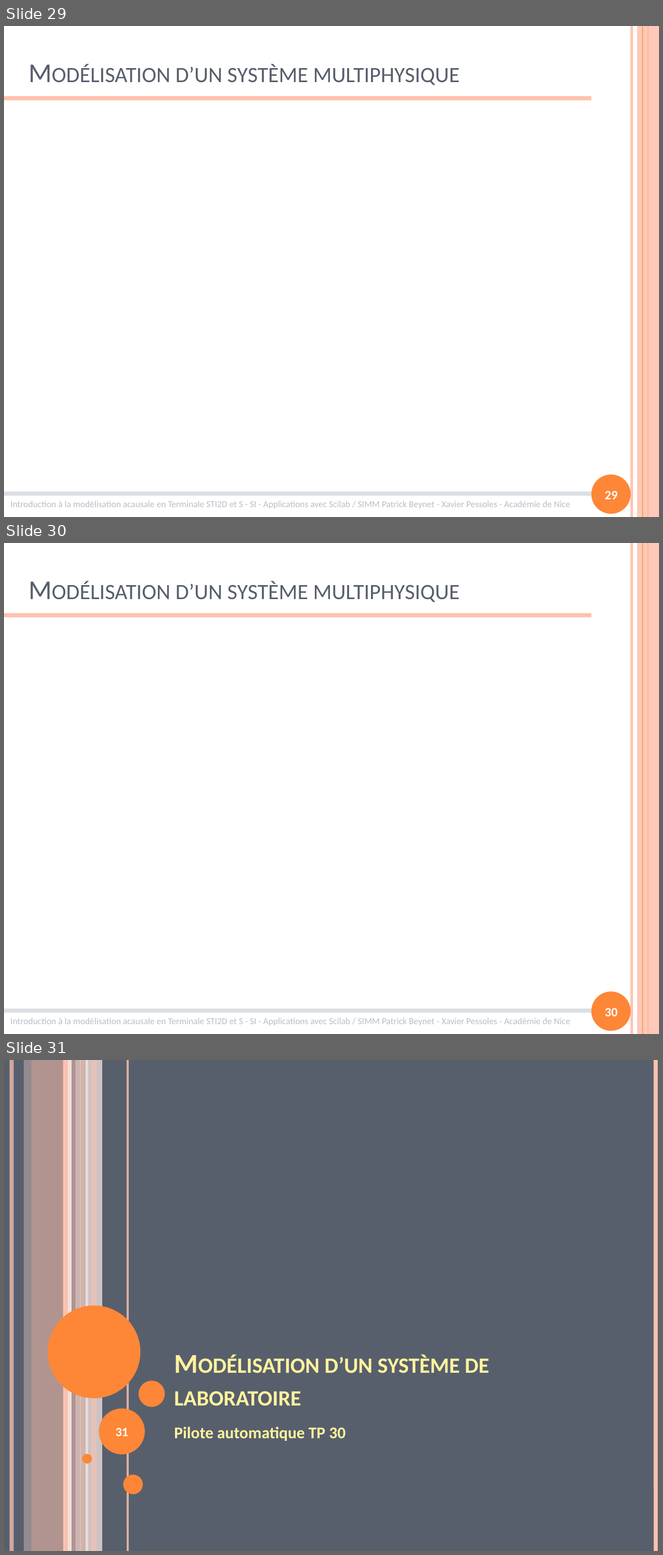
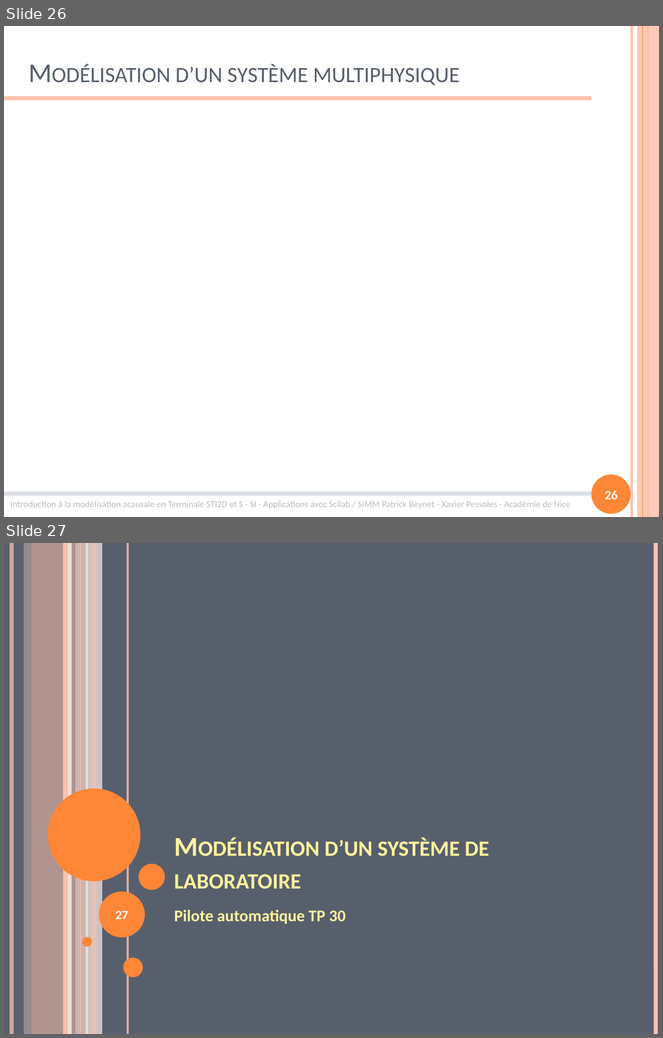
Before and after one commit to xpessoles/Formations, a slide deck: ModelisationMultiphysique/ModelisationMultiphysique.pptx. Shown one above the other, each under a label of ours: slides 29, 30 and 31 before the commit, slides 26 and 27 after it. The pictures are 663x1555 and 663x1038 pixels, drawn with LibreOffice and Linux fonts; fonts in the diff are those of the drawing. Boxes give left, top, right and bottom in pixels: in the first picture for what was removed or moved away, otherwise in the second. Text is boxed around its words. In the diff, an @@ line names an element or a change of style, - is before the commit and + after.

```diff
--- a/ModelisationMultiphysique/ModelisationMultiphysique.pptx
+++ b/ModelisationMultiphysique/ModelisationMultiphysique.pptx
@@ slide 30 removed at bbox=[4, 543, 659, 1034], background #FFFFFF; not listed: 8 template elements that a slide beside it also shows @@
@@ title removed at bbox=[176, 581, 460, 602] @@
-Modélisation d’un système multiphysique
@@ page number removed at bbox=[605, 1008, 618, 1017] @@
-30
@@ what was slide 29 is now slide 26 @@
@@ page number at bbox=[605, 491, 618, 500]: text changed @@
-29
+26
@@ what was slide 31 is now slide 27 @@
@@ page number at bbox=[115, 911, 128, 919]: text changed @@
-31
+27
```
Also in this commit, not shown: 2 slides changed, 1 slide added, 5 other slides removed, 4 other files.
